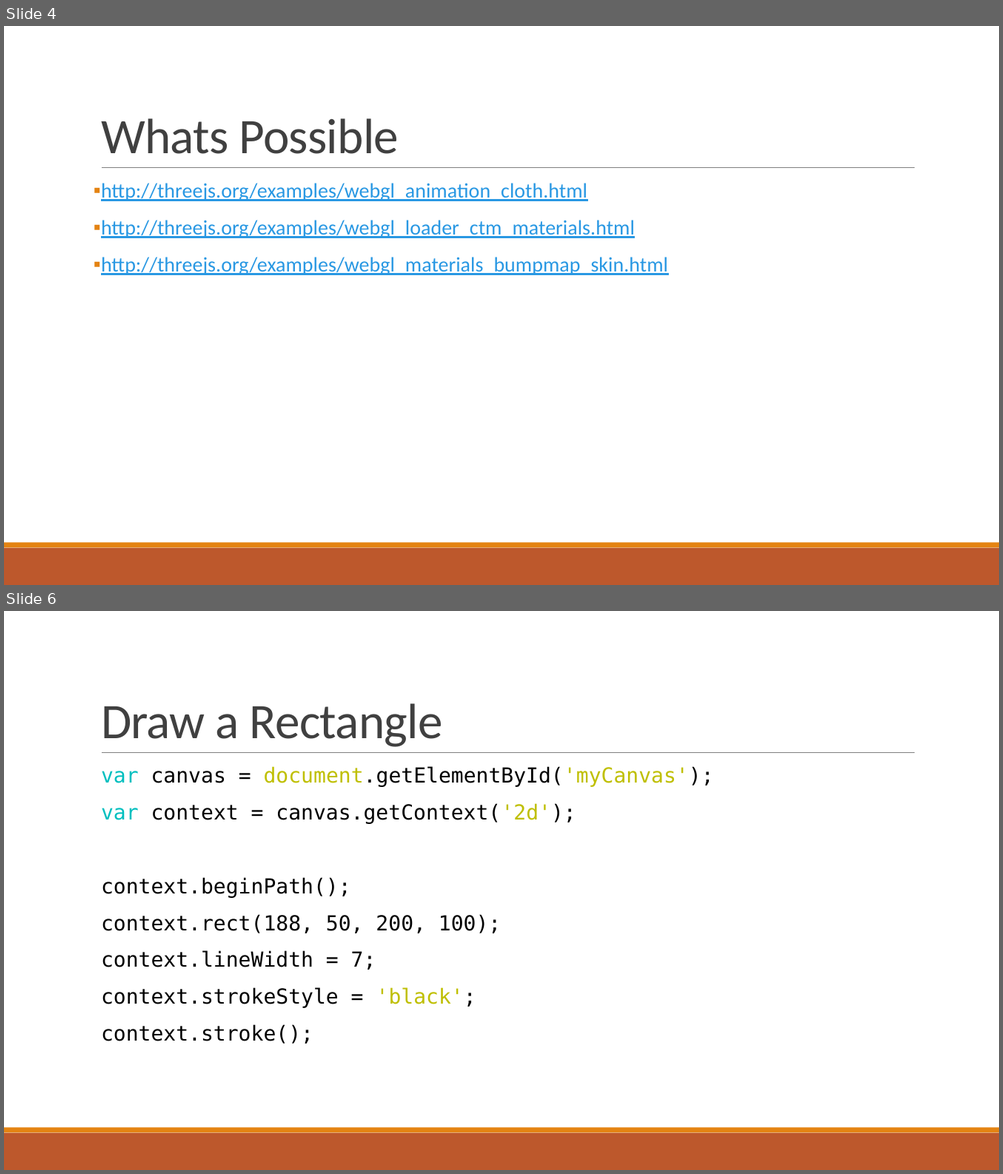
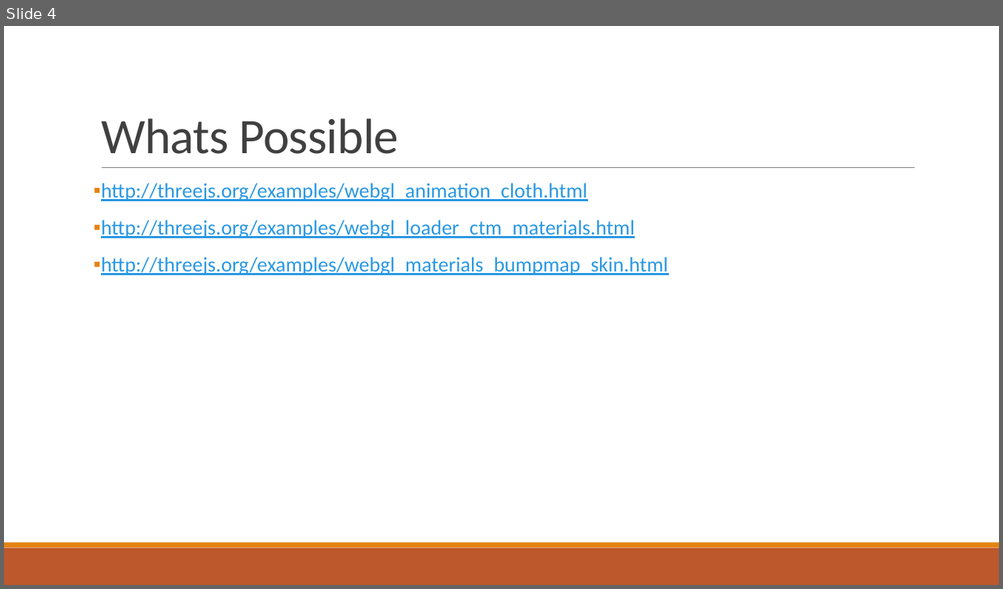
Before and after one commit to nburana/html5demo, a slide deck: notes/demo.pptx. Shown one above the other, each under a label of ours: slides 4 and 6 before the commit, slide 4 after it; the slides between them are not shown. The pictures are 1003x1174 and 1003x589 pixels, drawn with LibreOffice and Linux fonts; fonts in the diff are those of the drawing. Boxes give left, top, right and bottom in pixels: in the first picture for what was removed or moved away, otherwise in the second. Text is boxed around its words. In the diff, an @@ line names an element or a change of style, - is before the commit and + after.

```diff
--- a/notes/demo.pptx
+++ b/notes/demo.pptx
@@ slide 6 removed at <box>4,611,999,1170</box>, background #FFFFFF; not listed: 3 template elements that a slide beside it also shows @@
@@ title removed at <box>101,703,443,747</box> @@
-Draw a Rectangle
@@ text removed at <box>101,766,714,1044</box> @@
-  var canvas = document.getElementById('myCanvas');
-  var context = canvas.getContext('2d');
-  context.beginPath();
-  context.rect(188, 50, 200, 100);
-  context.lineWidth = 7;
-  context.strokeStyle = 'black';
-  context.stroke();
```
Also in this commit, not shown: 11 slides added, 2 other slides removed, 3 other files.
